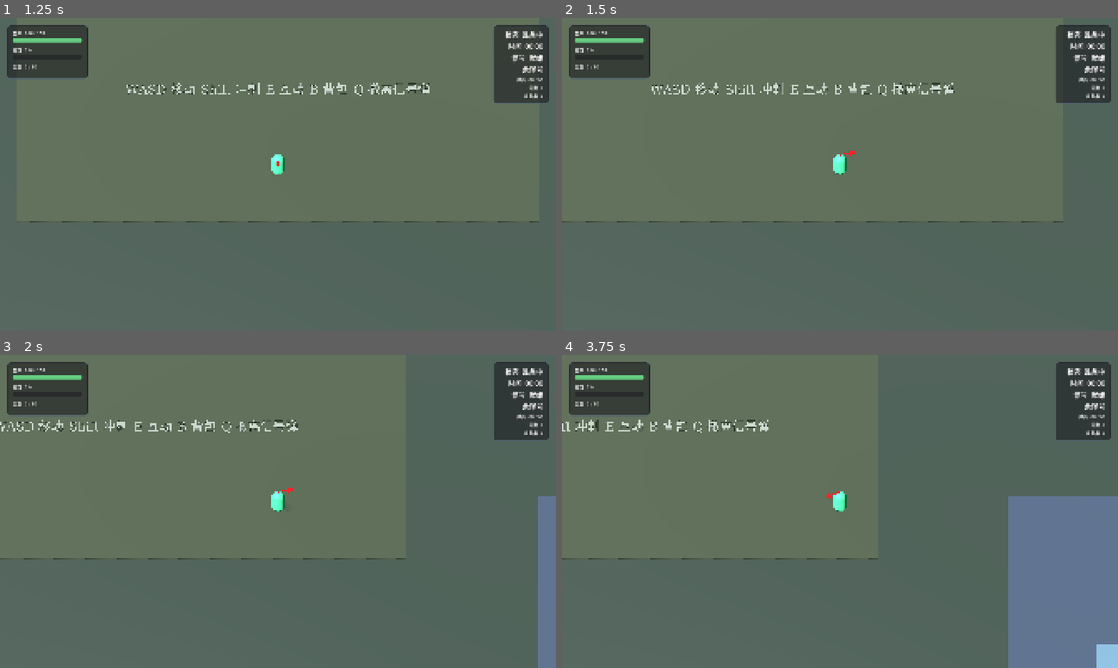
Above: before the commit, frames 1-4 (two rows, left to right).
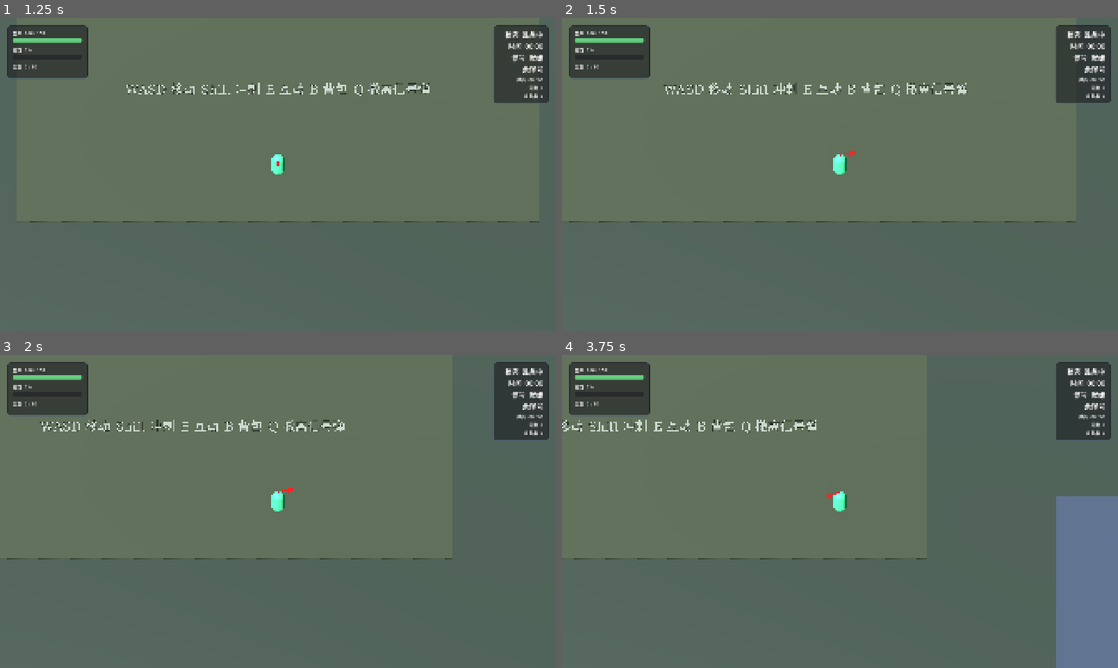
Above: after the commit, the same moments.

Repository: SampsonYW/12345
Game: Godot game, scene res://scenes/game_3d.tscn
Same seed, same stepped clock (60 frames per second), same inputs: the game is played once before the commit and once after it.
Inputs (mouse positions are in pixels of both pictures, inside the frame that each line leads up to):
- Up to frame 1 (1.25 s): click "开始" at 0.5 s
- Up to frame 2 (1.5 s): tap Enter at 1.25 s; move the mouse to (962, 158) at 1.27 s; hold D (move_right) from 1.28 s (still down); hold Shift (sprint) from 1.28 s (still down); click (962, 158) at 1.42 s
- Up to frame 3 (2 s): keep holding D (move_right); keep holding Shift (sprint); tap Space at 1.52 s
- Up to frame 4 (3.75 s): release D (move_right) at 2 s; release Shift (sprint) at 2 s; drag from (728, 527) to (812, 574) at 2.02 s; tap Space at 2.75 s; move the mouse to (895, 442) at 2.77 s; press the mouse at (895, 442) at 2.78 s; hold D (move_right) 2.78-3.5 s; tap Shift (sprint) at 3.05 s; release the mouse at (895, 442) at 3.5 s; drag from (812, 574) to (673, 464) at 3.52 s

Frame 1 is identical in both runs. In frame 2, 1.0% of the frame differs, in the area x 4-93%, y 20-66%; in frame 3, 2.8%; in frame 4, 5.9%, in the area x 0-100%, y 20-100%.

Commit message:
chores: limit player dash on Afterglow Express

Diff:
--- a/scripts/player/player_3d.gd
+++ b/scripts/player/player_3d.gd
@@ -46,10 +46,11 @@
 		return
 
 	if event.is_action_pressed("sprint") and _cooldown_timer <= 0.0 and not _is_sprinting:
-		_is_sprinting = true
-		_sprint_timer = sprint_duration
-		_cooldown_timer = sprint_cooldown
-		NoiseManager.emit_noise(global_position, NoiseManager.Level.MEDIUM)
+		if GameManager.current_location != GameManager.Location.AFTERGLOW:
+			_is_sprinting = true
+			_sprint_timer = sprint_duration
+			_cooldown_timer = sprint_cooldown
+			NoiseManager.emit_noise(global_position, NoiseManager.Level.MEDIUM)
 		return
 
 	for i in 8:
